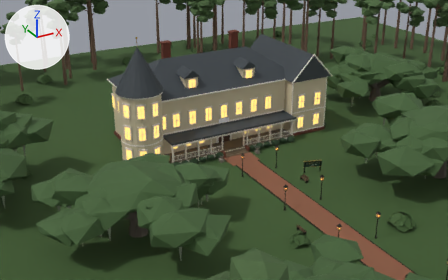
The glTF model godot/models/clubhouse_exterior.glb, before and after one commit.
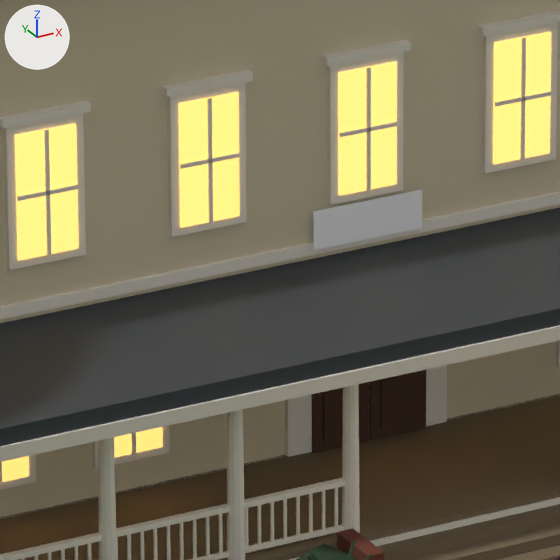
There are two pictures of each version: one from a 50 mm lens placed at (-48.3, -87.9, 45.0), pointed at (-0.3, -0.6, 1.3), one close up on the part from 42% to 54% of the width and 35% to 55% of the height. Every picture has the same lights, and +X, +Y and +Z are marked at upper left. The last two pictures show the newer version. Objects named as collision shapes, trigger or cutter boxes, shadow casters or lower levels of detail are left out. Where no turn or scale is listed for an object, it has been applied to the vertices.

The first close-up shows 'Art_Ribbon', 'Clubhouse', 'Door_Front' and 2 more.
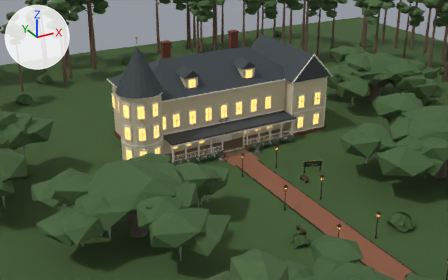
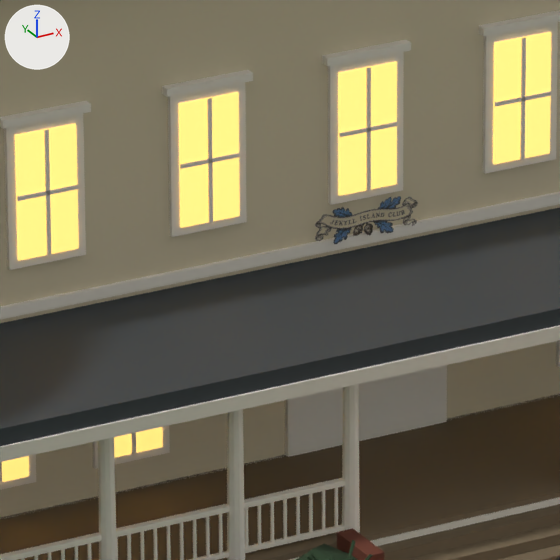
What differs and where, as boxes (x1, y1, x2, y2) in the close-ups (560 x 560 px):
'Door_Front', no longer drawn
    before: (312, 370, 426, 453)
'Art_Ribbon', surface changed (grey to blue)
    both: (315, 196, 418, 244)

What the commit changed:
Picture 'ribbon' (img_ribbon) is new.
Material 'ART_Ribbon' (mat_art_ribbon) changes its picture from img_image to img_ribbon.
Object 'Door_Front' (ob_door_front) now shows nothing instead of me_door_front.
